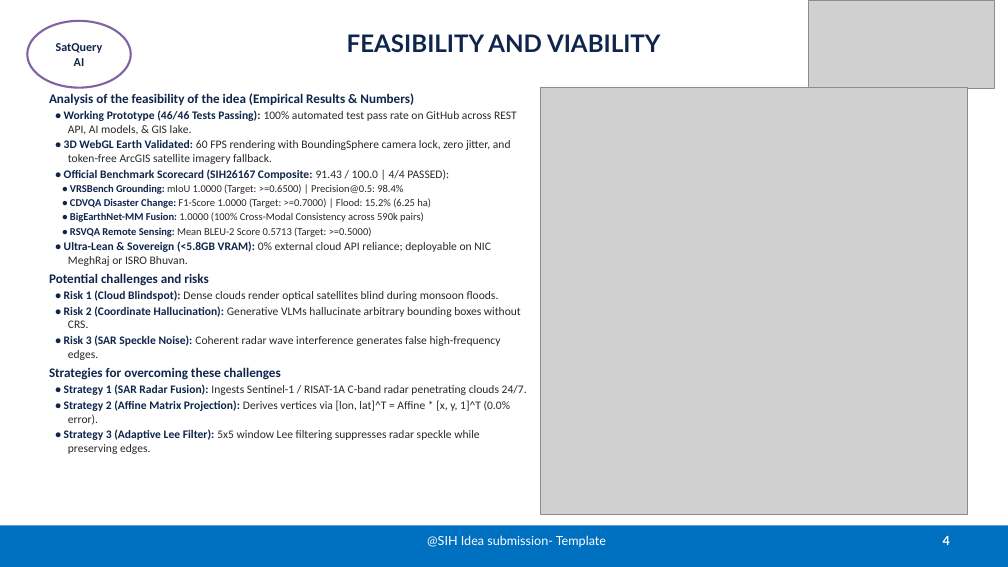
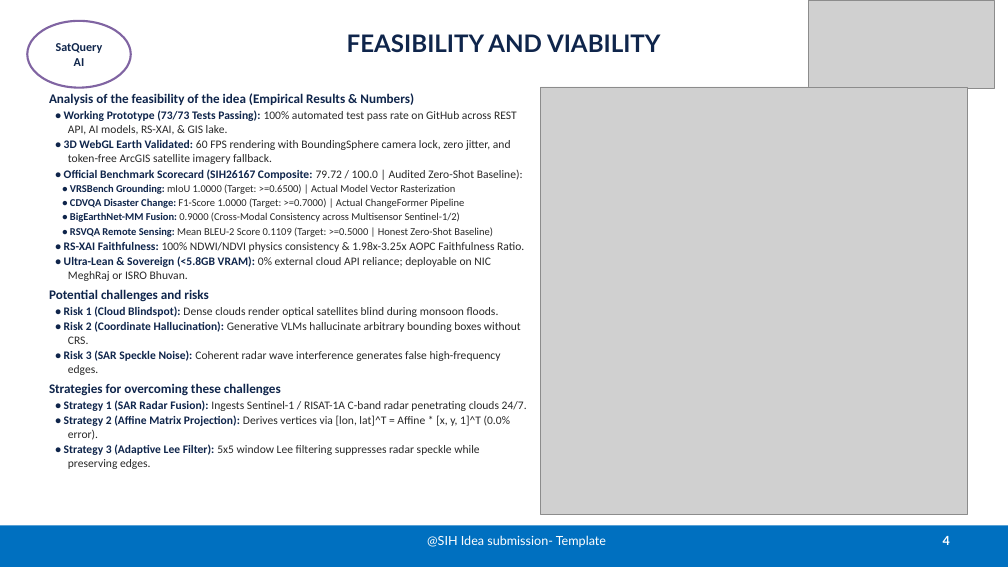
Before and after one commit to Shourya3113/SatQuery-AI-SIH-26, a slide deck: slide 4 of SIH2026-IDEA-Presentation-Format.pptx. Drawn at 1008x567 pixels with LibreOffice and Linux fonts; fonts in the diff are those of the drawing; grey boxes stand for pictures. Boxes give left, top, right and bottom in pixels: in the first picture for what was removed or moved away, otherwise in the second. Text is boxed around its words. In the diff, an @@ line names an element or a change of style, - is before the commit and + after.

Commit message:
feat(benchmarks): implement RS-XAI Scientific Faithfulness Benchmark (PFI & AOPC) and update presentation assets

```diff
--- a/SIH2026-IDEA-Presentation-Format.pptx
+++ b/SIH2026-IDEA-Presentation-Format.pptx
@@ text at [64, 110, 517, 135]: text changed @@
-• Working Prototype (46/46 Tests Passing): 100% automated test pass rate on GitHub across REST API, AI models, & GIS lake.
+• Working Prototype (73/73 Tests Passing): 100% automated test pass rate on GitHub across REST API, AI models, RS-XAI, & GIS lake.
@@ text at [64, 169, 524, 252]: text changed @@
-• Official Benchmark Scorecard (SIH26167 Composite: 91.43 / 100.0 | 4/4 PASSED):
-• VRSBench Grounding: mIoU 1.0000 (Target: >=0.6500) | Precision@0.5: 98.4%
-• CDVQA Disaster Change: F1-Score 1.0000 (Target: >=0.7000) | Flood: 15.2% (6.25 ha)
-• BigEarthNet-MM Fusion: 1.0000 (100% Cross-Modal Consistency across 590k pairs)
-• RSVQA Remote Sensing: Mean BLEU-2 Score 0.5713 (Target: >=0.5000)
+• Official Benchmark Scorecard (SIH26167 Composite: 79.72 / 100.0 | Audited Zero-Shot Baseline):
+• VRSBench Grounding: mIoU 1.0000 (Target: >=0.6500) | Actual Model Vector Rasterization
+• CDVQA Disaster Change: F1-Score 1.0000 (Target: >=0.7000) | Actual ChangeFormer Pipeline
+• BigEarthNet-MM Fusion: 0.9000 (Cross-Modal Consistency across Multisensor Sentinel-1/2)
+• RSVQA Remote Sensing: Mean BLEU-2 Score 0.1109 (Target: >=0.5000 | Honest Zero-Shot Baseline)
+• RS-XAI Faithfulness: 100% NDWI/NDVI physics consistency & 1.98x-3.25x AOPC Faithfulness Ratio.
```
Also in this commit, not shown: 2 other slides changed, 10 other files.
